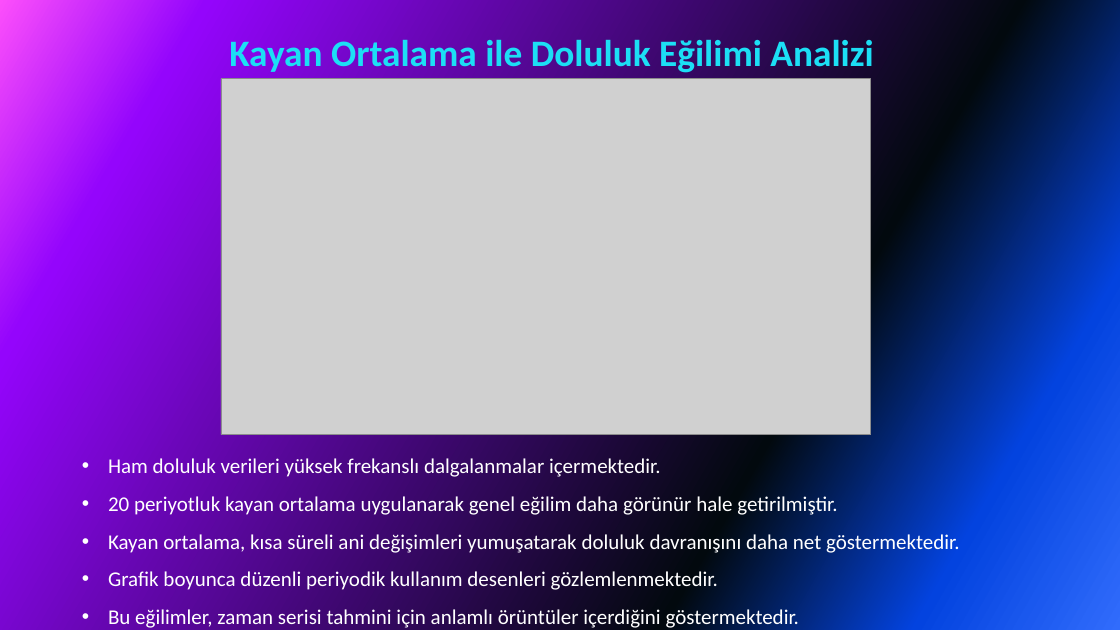
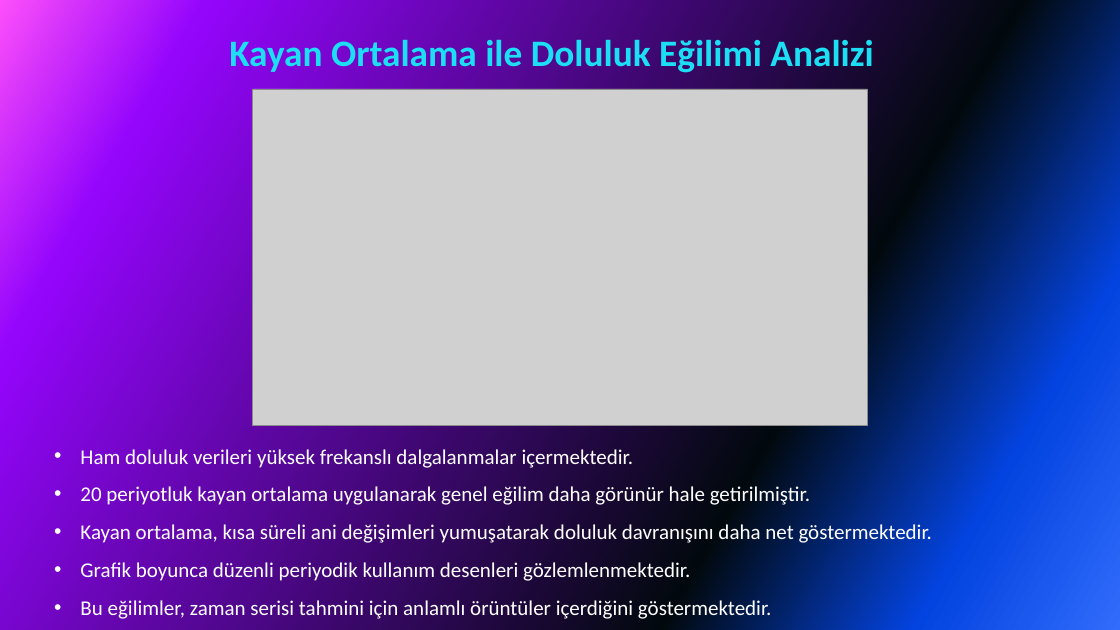
Before and after one commit to Yapay-Sinir-Aglari-Proje/Akilli_Park, a slide deck: slide 13 of AKILLI PARK SUNUM (01.06.2026).pptx. Drawn at 1120x630 pixels with LibreOffice and Linux fonts; fonts in the diff are those of the drawing; grey boxes stand for pictures. Boxes give left, top, right and bottom in pixels: in the first picture for what was removed or moved away, otherwise in the second. Text is boxed around its words. In the diff, an @@ line names an element or a change of style, - is before the commit and + after.

```diff
--- a/AKILLI PARK SUNUM (01.06.2026).pptx
+++ b/AKILLI PARK SUNUM (01.06.2026).pptx
@@ picture: place and size @@
-picture at box(221, 79, 871, 435)
+picture at box(253, 89, 868, 426)
@@ text "Ham doluluk verileri yüksek frekanslı ...": place and size @@
-text "Ham doluluk verileri yüksek frekanslı ..." at box(108, 458, 960, 630)
+text "Ham doluluk verileri yüksek frekanslı ..." at box(80, 449, 933, 621)
```
Also in this commit, not shown: 22 other slides changed.
